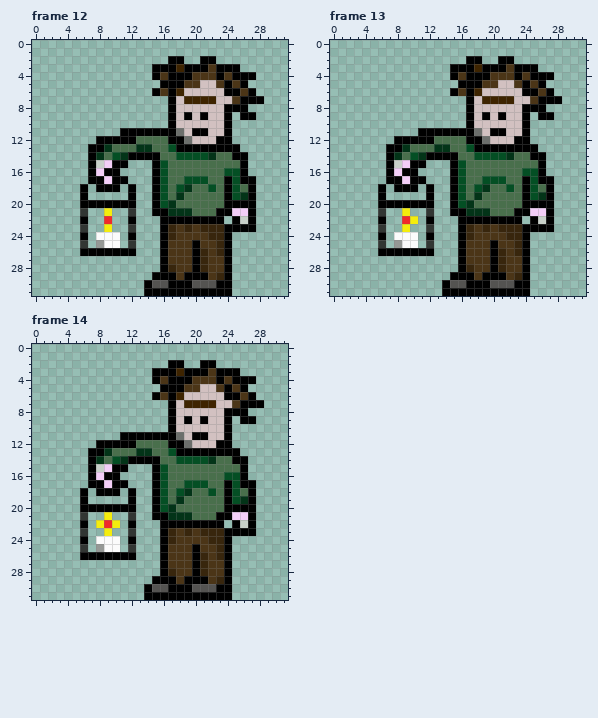
Animated GIF sprite, stored at igor/static/img/igor_32_anim.gif. The picture above was drawn from the file before the commit.
The file is 32x32 pixels, 22 frames. Shown: frame 12, frame 13, frame 14. The commit also changed other frames, which this record leaves out.
Now the later version:
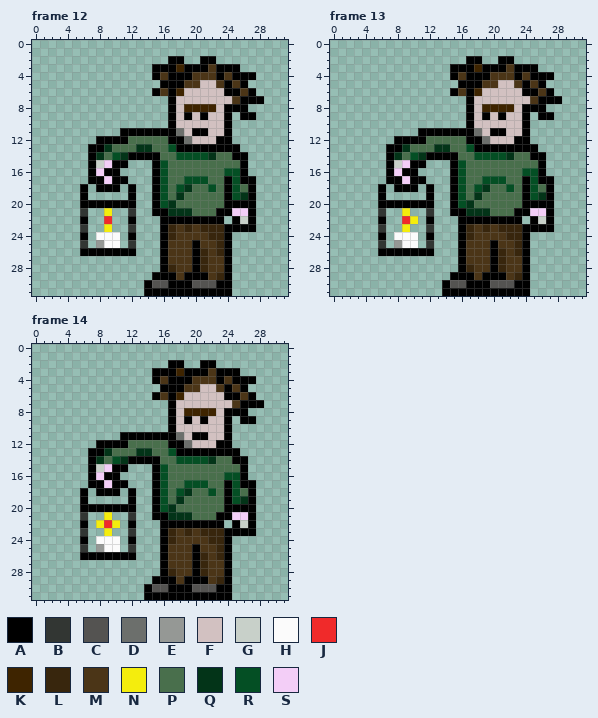
Palette (. is transparent): A #000000  B #323633  C #545351  D #6c6f6c  E #959895  F #d2c1c1  G #c8d0c9  H #fbfbfb  J #f02a2a  K #3e2400  L #38260d  M #4b3517  N #f4ed0d  P #496f4c  Q #033418  R #044f24  S #f3cef7
Changes in this commit:
Frame 12:
y 7: x 19..22 KKKK -> FFFF
y 8: x 19..22 FFFF -> KKKK
y 12: x 12 A -> P
Frame 13: the same change as frame 12
Frame 14: the same change as frame 12
Changed places in both pictures, as pixel boxes (x1, y1, x2, y2):
changed: (184, 96, 216, 112)
changed: (128, 136, 136, 144)
changed: (482, 96, 514, 112)
changed: (426, 136, 434, 144)
changed: (184, 400, 216, 416)
changed: (128, 440, 136, 448)
